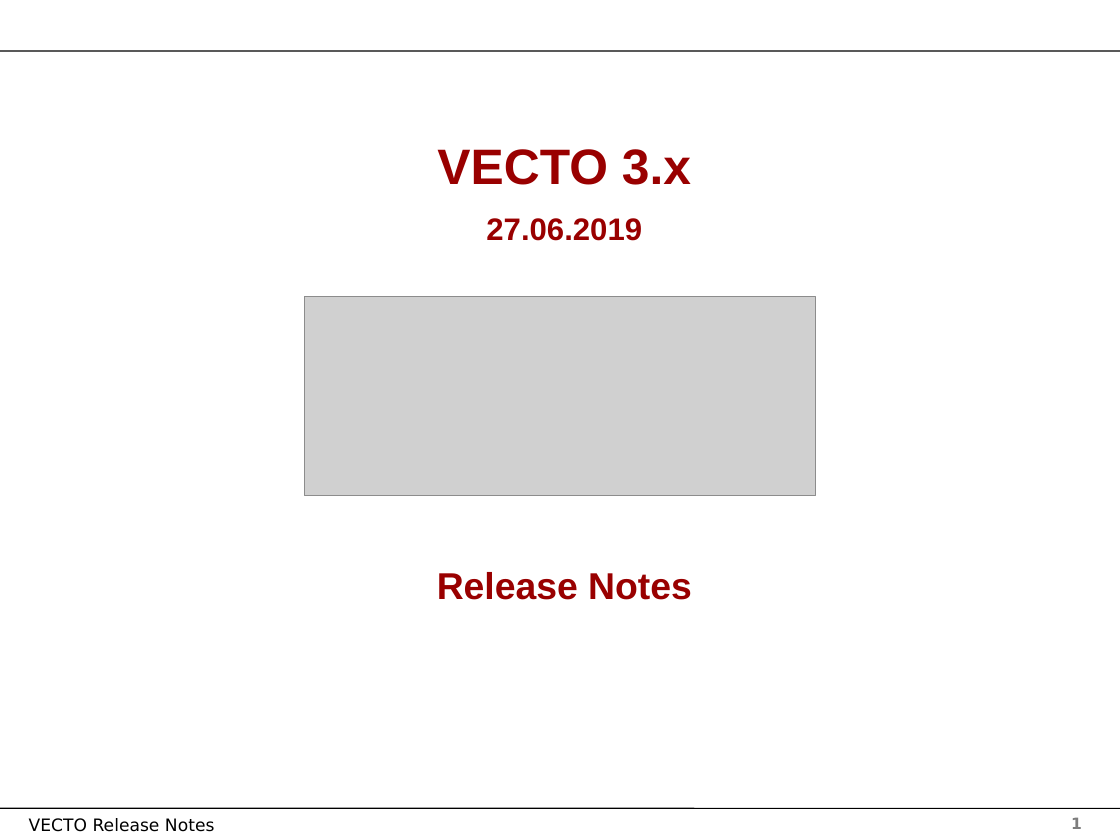
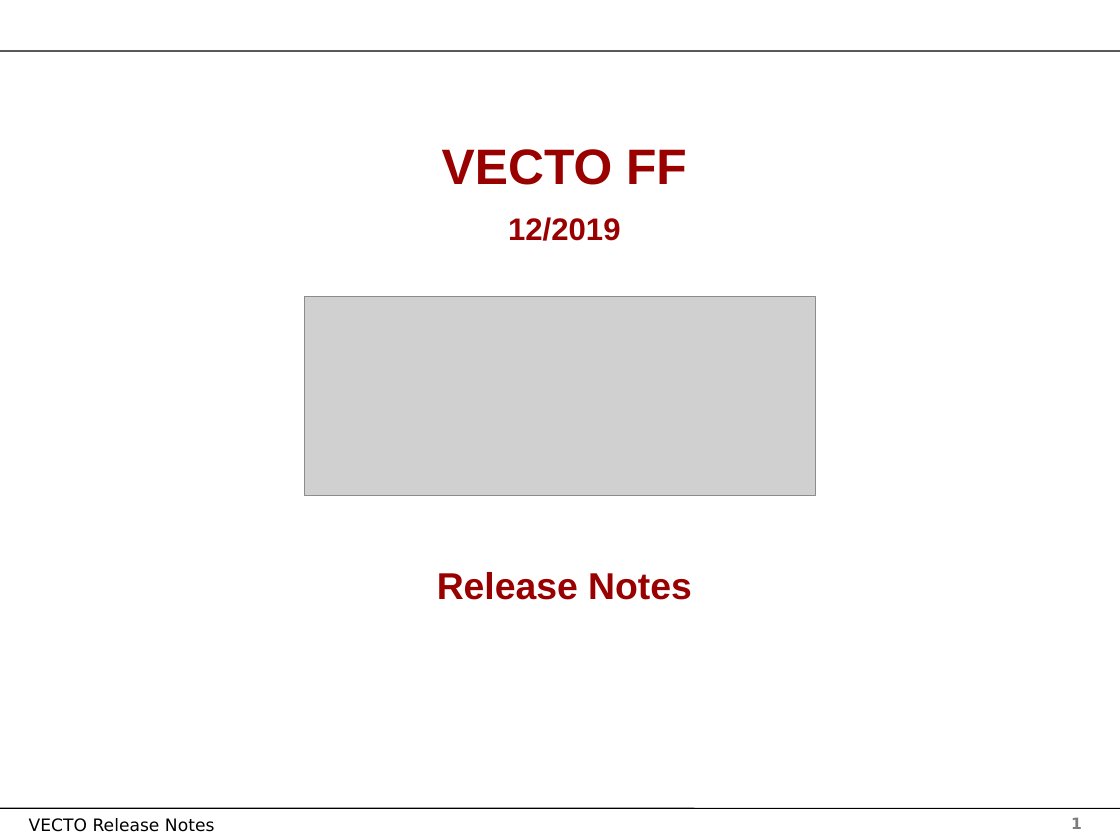
Before and after one commit to tanawadeatharva/BharatVECTO, a slide deck: slide 1 of Documentation/User Manual Source/Release Notes Vecto3.x.pptx. Drawn at 1120x840 pixels with LibreOffice and Linux fonts; fonts in the diff are those of the drawing; grey boxes stand for pictures; background and template pictures are left out. Boxes give left, top, right and bottom in pixels: in the first picture for what was removed or moved away, otherwise in the second. Text is boxed around its words. In the diff, an @@ line names an element or a change of style, - is before the commit and + after.

```diff
--- a/Documentation/User Manual Source/Release Notes Vecto3.x.pptx
+++ b/Documentation/User Manual Source/Release Notes Vecto3.x.pptx
@@ text at (x1=442, y1=149, x2=687, y2=241): text changed; size 20 to 32 pt @@
-VECTO 3.x
-27.06.2019
+VECTO FF
+12/2019
```
Also in this commit, not shown: 1 slide added.
